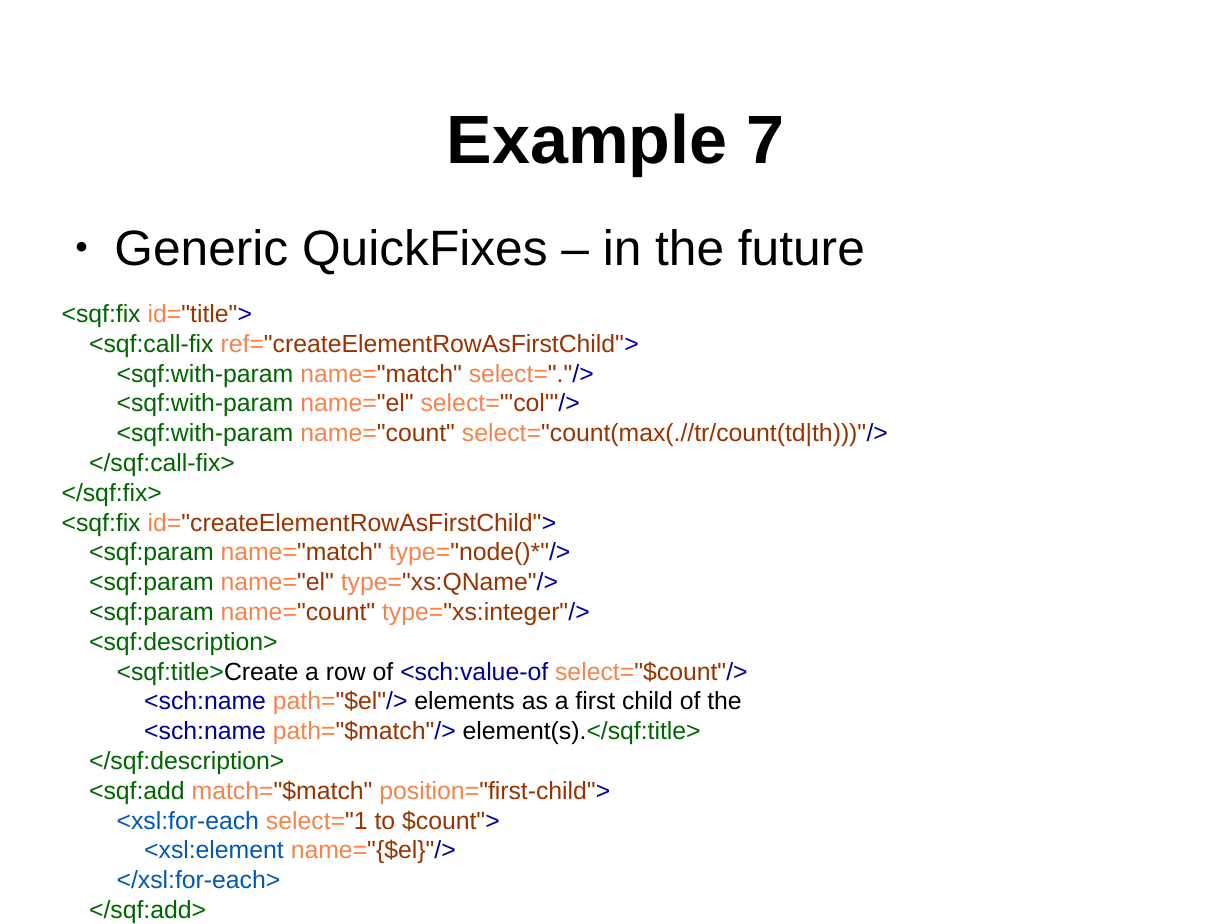
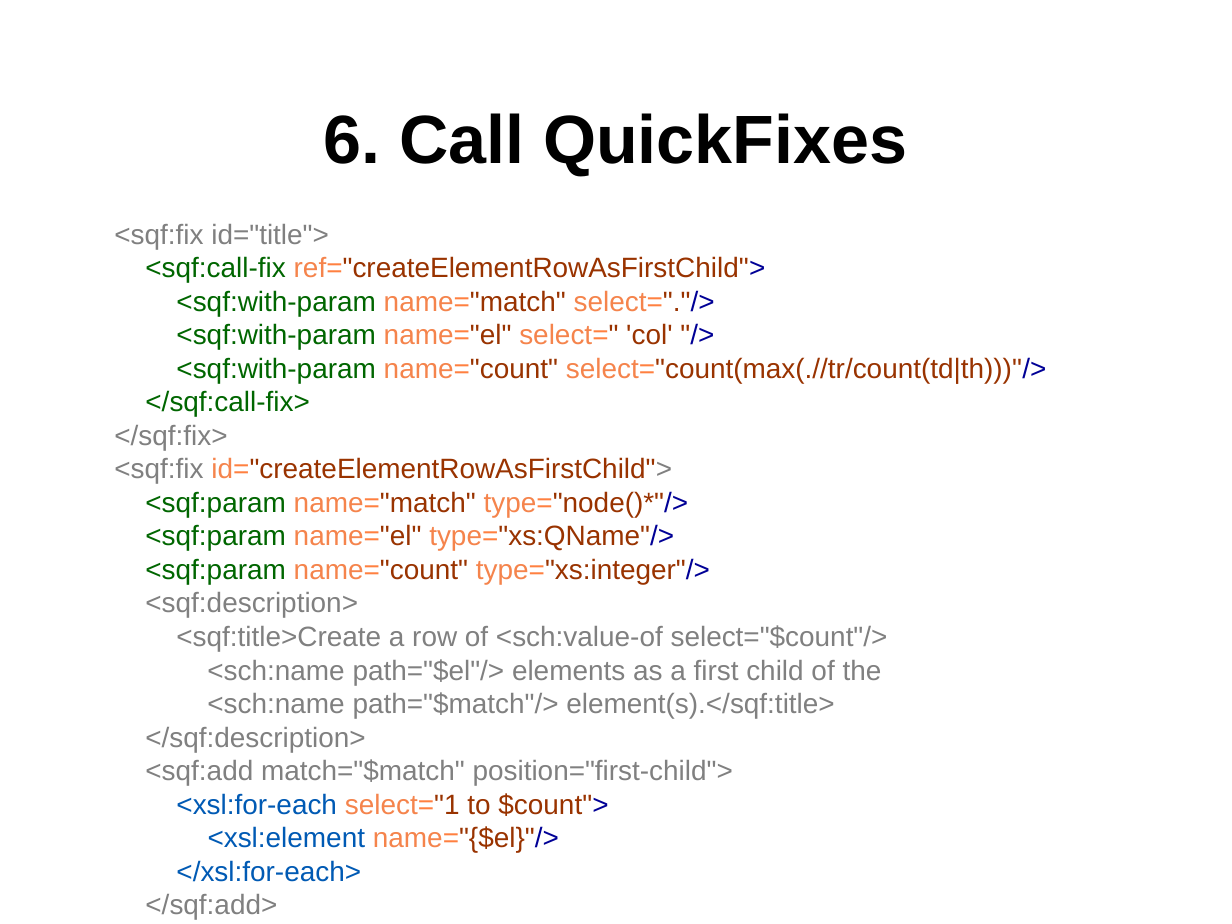
Before and after one commit to octavianN/Schematron-QuickFix-Language-Presentation, a slide deck: slide 37 of Final/SQF.odp (slide 23 before the commit). Drawn at 1232x924 pixels with LibreOffice and Linux fonts; fonts in the diff are those of the drawing; background and template pictures are left out. Boxes give left, top, right and bottom in pixels: in the first picture for what was removed or moved away, otherwise in the second. Text is boxed around its words. In the diff, an @@ line names an element or a change of style, - is before the commit and + after.

Commit message:
Updated final presentation

```diff
--- a/Final/SQF.odp
+++ b/Final/SQF.odp
@@ title at <box>323,113,907,175</box>: text changed @@
-Example 7
+6. Call QuickFixes
@@ text at <box>114,224,1046,919</box>: text changed; size 16 to 18 pt; text colour #993300 to #808080 @@
-● Generic QuickFixes – in the future
-<sqf:fix id="title">
-<sqf:call-fix ref="createElementRowAsFirstChild">
-<sqf:with-param name="match" select="."/>
-<sqf:with-param name="el" select="'col'"/>
-<sqf:with-param name="count" select="count(max(.//tr/count(td|th)))"/>
-</sqf:call-fix>
-</sqf:fix>
-<sqf:fix id="createElementRowAsFirstChild">
-<sqf:param name="match" type="node()*"/>
-<sqf:param name="el" type="xs:QName"/>
-<sqf:param name="count" type="xs:integer"/>
-<sqf:description>
-<sqf:title>Create a row of <sch:value-of select="$count"/>
-<sch:name path="$el"/> elements as a first child of the
-<sch:name path="$match"/> element(s).</sqf:title>
-</sqf:description>
-<sqf:add match="$match" position="first-child">
-<xsl:for-each select="1 to $count">
-<xsl:element name="{$el}"/>
-</xsl:for-each>
-</sqf:add>
-</sqf:fix>
+<sqf:fix id="title">
+<sqf:call-fix ref="createElementRowAsFirstChild">
+<sqf:with-param name="match" select="."/>
+<sqf:with-param name="el" select=" 'col' "/>
+<sqf:with-param name="count" select="count(max(.//tr/count(td|th)))"/>
+</sqf:call-fix>
+</sqf:fix>
+<sqf:fix id="createElementRowAsFirstChild">
+<sqf:param name="match" type="node()*"/>
+<sqf:param name="el" type="xs:QName"/>
+<sqf:param name="count" type="xs:integer"/>
+<sqf:description>
+<sqf:title>Create a row of <sch:value-of select="$count"/>
+<sch:name path="$el"/> elements as a first child of the
+<sch:name path="$match"/> element(s).</sqf:title>
+</sqf:description>
+<sqf:add match="$match" position="first-child">
+<xsl:for-each select="1 to $count">
+<xsl:element name="{$el}"/>
+</xsl:for-each>
+</sqf:add>
+</sqf:fix>
```
Also in this commit, not shown: 7 other slides changed, 17 slides added, 1 slide removed, 2 other files.
